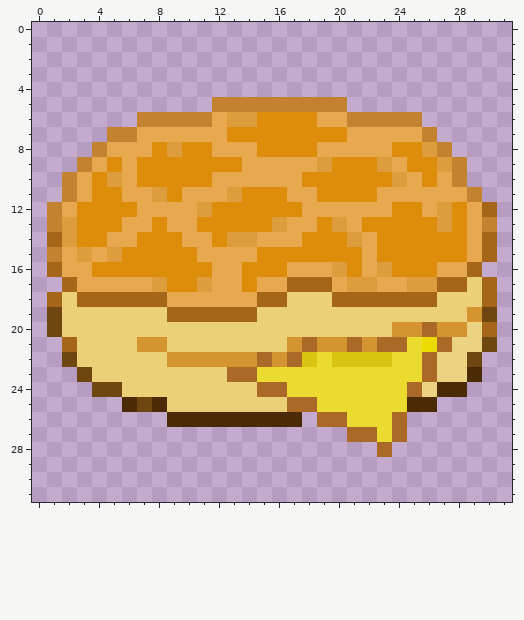
Two states of a pixel-art sprite, 1-2-2023-pineapple-bun.png. Above, as it was before the edit.
The file is 32x32 pixels.
Once edited:
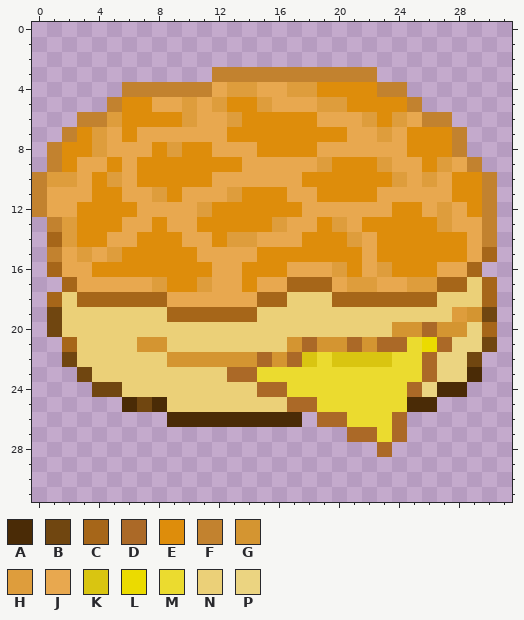
Palette (. is transparent): A #4a2b06  B #704610  C #a66619  D #ab6927  E #de8d0b  F #c2822f  G #d49531  H #de9d3c  J #e8a84f  K #d9c511  L #ebdb00  M #ebdb2f  N #ebd078  P #ebd481
Commit message: pineapple bun modification: make crust puffier
Diff:
Changed rows in their new state; - is an unchanged pixel.
first column x 0:
 3 ------------FFFFFFFFFFF--------
 4 ------FFFFFFJHHJJHHEEEEFF------
 5 -----FEEJJHJHEEHJJJHHEEEEF-----
 6 ---FFHEEEEHJ--E------JHEHJFF---
 7 --FEHJE----------------H-EEEF--
 8 -FEEH-------------------J-EEF--
 9 -FEJ---------------------J--JF-
10 FHH-----------------------H-EEF
11 FJJ-------------------------EEF
12 FJ--------------------------JEF
13 ----------------------------J--
14 ------------------------------F
first column x 28:
19 H
Pixel boxes of the changes (left, top, right, bottom) in both pictures:
changed: (32, 67, 497, 247)
changed: (452, 307, 467, 322)
